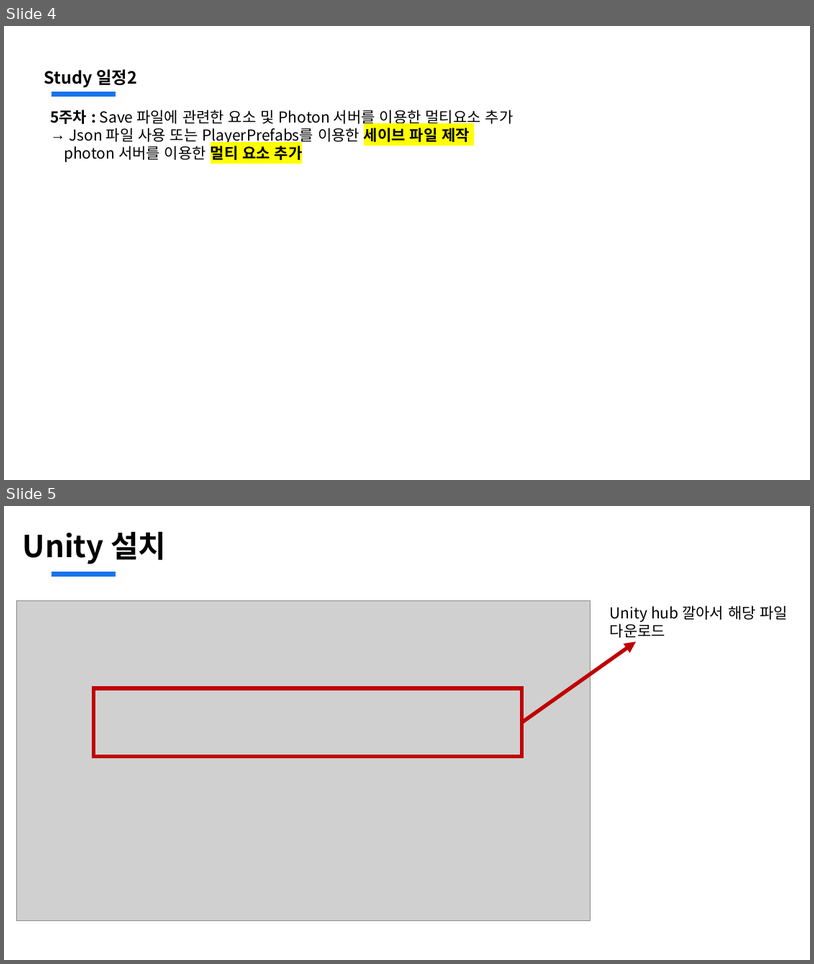
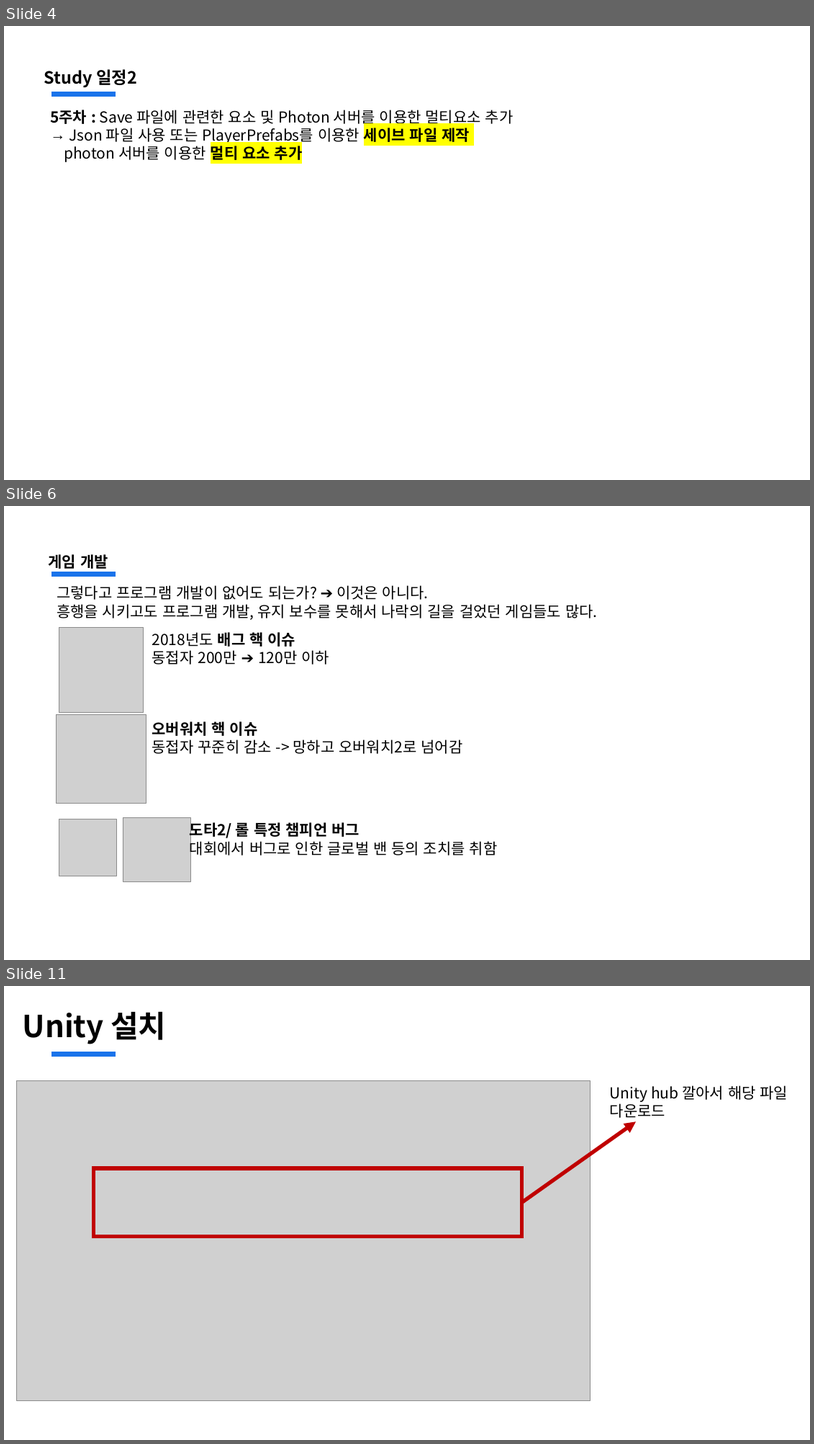
Before and after one commit to jsjin01/MJsec_Unity_Mentoring, a slide deck: MJsec_게임 개발 멘토링/MJsec_1주차.pptx. Shown one above the other, each under a label of ours: slides 4 and 5 before the commit, slides 4, 6 and 11 after it; the slides between them are not shown. The pictures are 814x964 and 814x1444 pixels, drawn with LibreOffice and Linux fonts; fonts in the diff are those of the drawing; grey boxes stand for pictures. Boxes give left, top, right and bottom in pixels: in the first picture for what was removed or moved away, otherwise in the second. Text is boxed around its words. In the diff, an @@ line names an element or a change of style, - is before the commit and + after.

```diff
--- a/MJsec_게임 개발 멘토링/MJsec_1주차.pptx
+++ b/MJsec_게임 개발 멘토링/MJsec_1주차.pptx
@@ slide 6 added at [4,506,810,960], background #FFFFFF; not listed: 1 template element that a slide beside it also shows @@
@@ text added at [49,554,108,569], 18 pt, text #000000, bold @@
+게임 개발
@@ text added at [57,585,597,620], 18 pt, text #000000 @@
+그렇다고 프로그램 개발이 없어도 되는가? ➔ 이것은 아니다.
+흥행을 시키고도 프로그램 개발, 유지 보수를 못해서 나락의 길을 걸었던 게임들도 많다.
@@ picture added at [59,627,143,713] @@
@@ text added at [152,632,329,664], 18 pt, text #000000 @@
+2018년도 배그 핵 이슈
+동접자 200만 ➔ 120만 이하
@@ picture added at [56,715,146,803] @@
@@ text added at [152,721,463,754], 18 pt, text #000000 @@
+오버워치 핵 이슈
+동접자 꾸준히 감소 -> 망하고 오버워치2로 넘어감
@@ picture added at [59,818,117,876] @@
@@ picture added at [123,818,191,881] @@
@@ text added at [190,821,498,857], 18 pt, text #000000 @@
+도타2/ 롤 특정 챔피언 버그
+대회에서 버그로 인한 글로벌 밴 등의 조치를 취함
@@ what was slide 5 is now slide 11 @@
```
Also in this commit, not shown: 6 other slides added, 1 slide removed, 3 other files.
